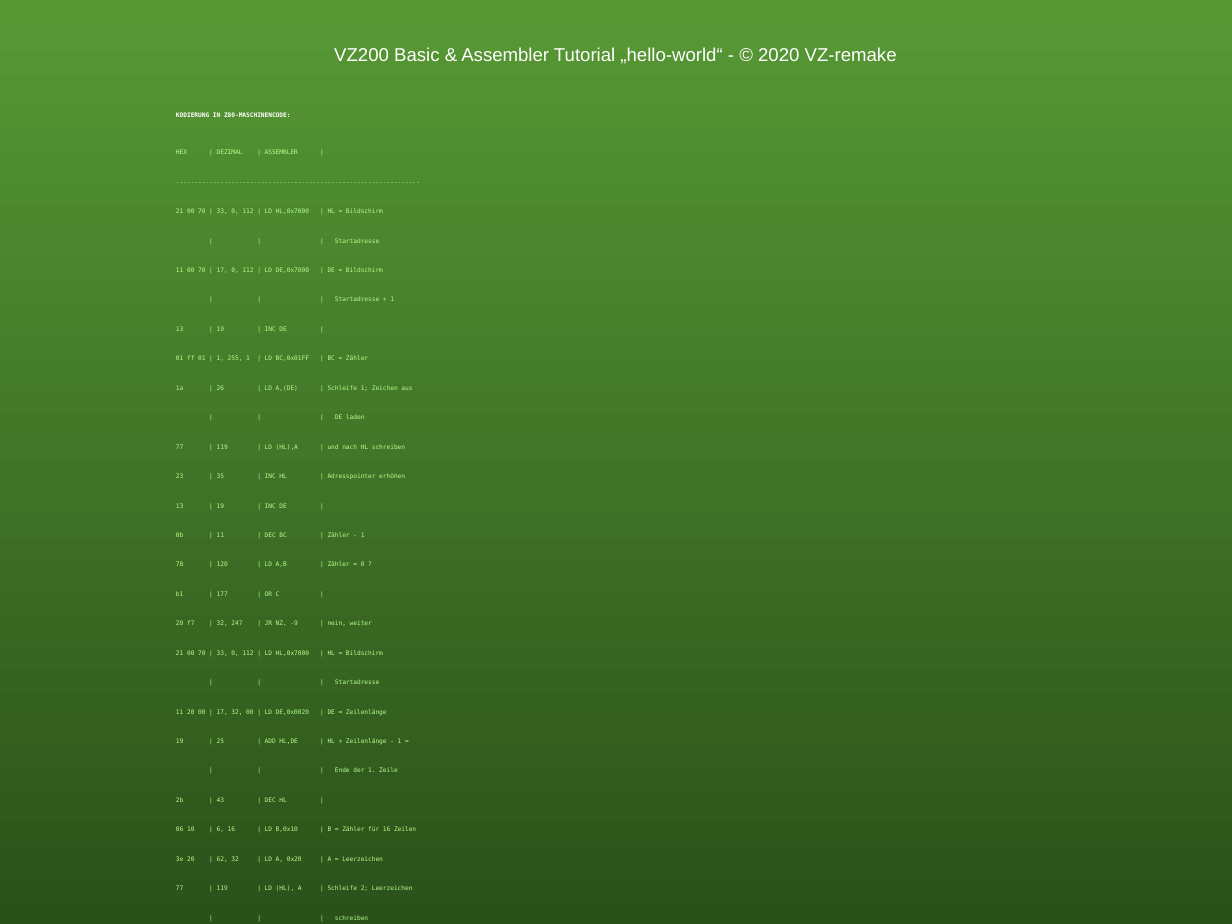
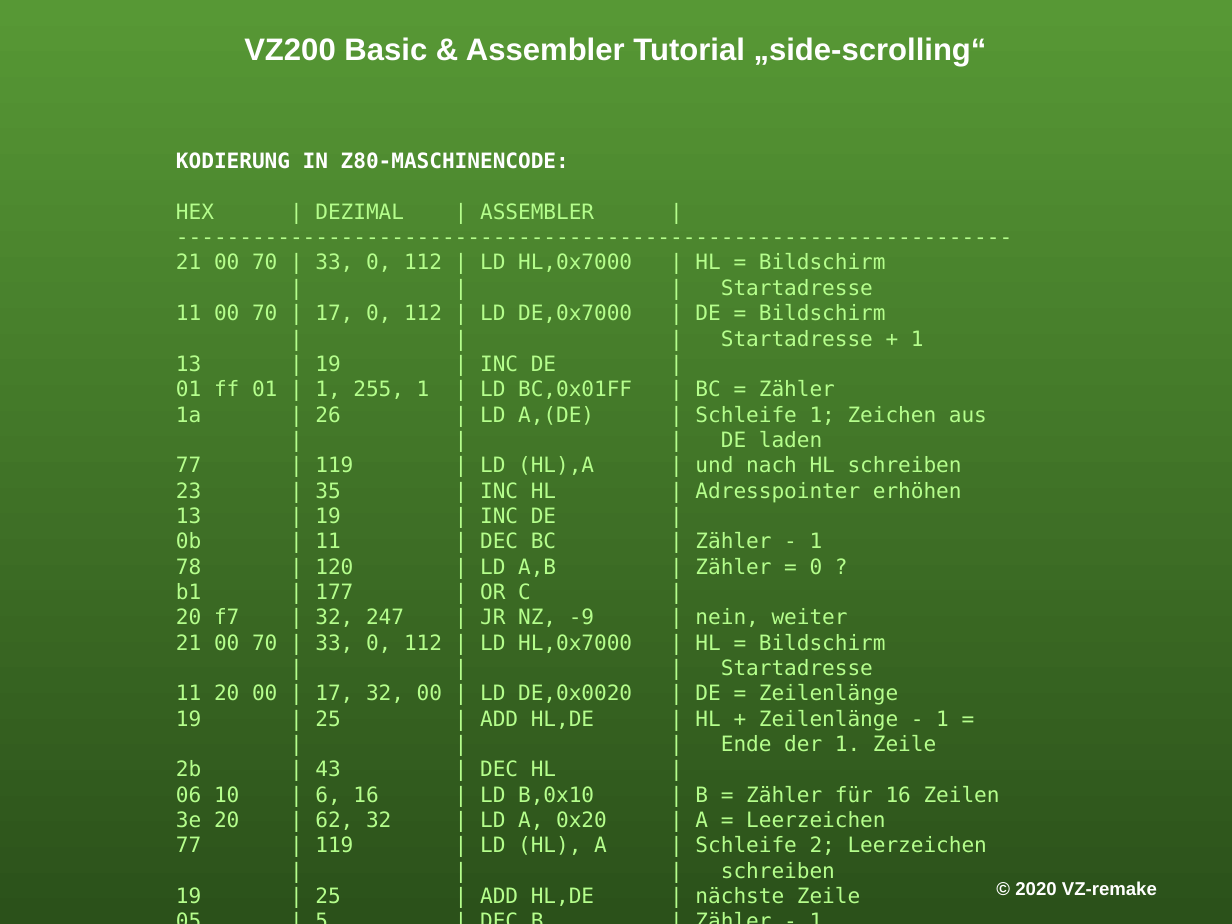
Before and after one commit to cwahlmann/vz200, a slide deck: slide 9 of doc/tutorial/VZ200-tutorial.odp (slide 6 before the commit). Drawn at 1232x924 pixels with LibreOffice and Linux fonts; fonts in the diff are those of the drawing; background and template pictures are left out. Boxes give left, top, right and bottom in pixels: in the first picture for what was removed or moved away, otherwise in the second. Text is boxed around its words. In the diff, an @@ line names an element or a change of style, - is before the commit and + after.

Commit message:
Tutorial: kleines Basic-Programm

```diff
--- a/doc/tutorial/VZ200-tutorial.odp
+++ b/doc/tutorial/VZ200-tutorial.odp
@@ title at (x1=244, y1=37, x2=987, y2=67): text changed; size 12 to 20 pt; bold on @@
-VZ200 Basic & Assembler Tutorial „hello-world“ - © 2020 VZ-remake
+VZ200 Basic & Assembler Tutorial „side-scrolling“
@@ text "KODIERUNG IN Z80-MASCHINENCODE:" at (x1=176, y1=152, x2=1000, y2=906): size 4 to 13.6 pt; less space between paragraphs @@
@@ text added at (x1=1015, y1=881, x2=1157, y2=895), 12 pt, text #FFFFFF, bold @@
+© 2020 VZ-remake
```
Also in this commit, not shown: 8 other slides changed, 3 slides added, 3 other files.
